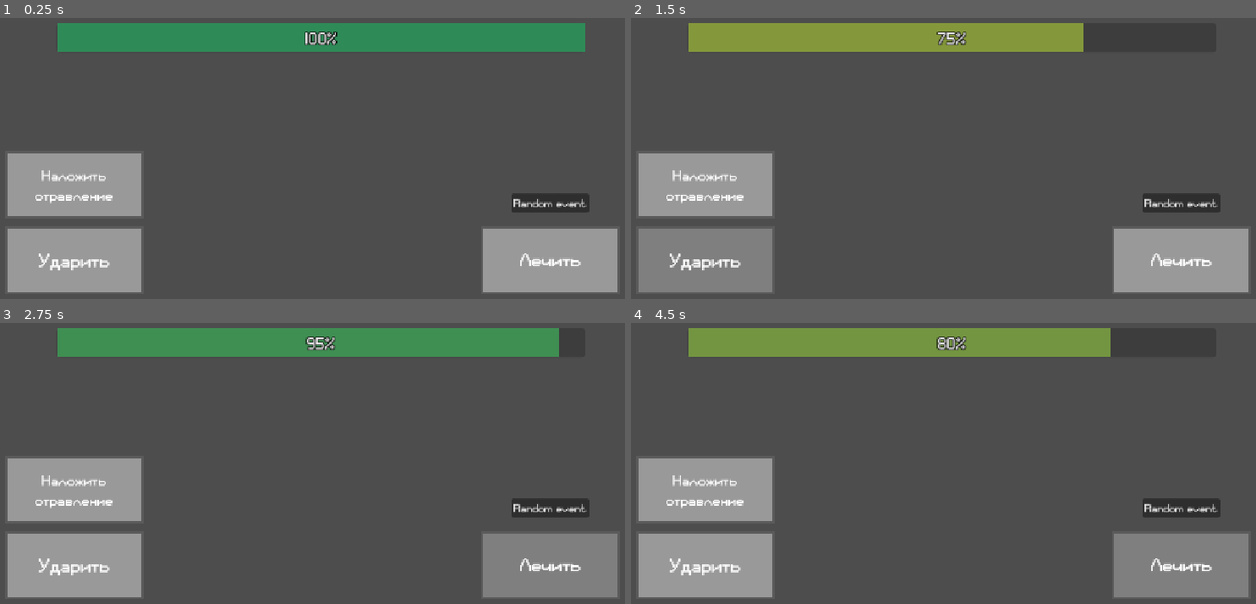
Above: before the commit, frames 1-4 (two rows, left to right).
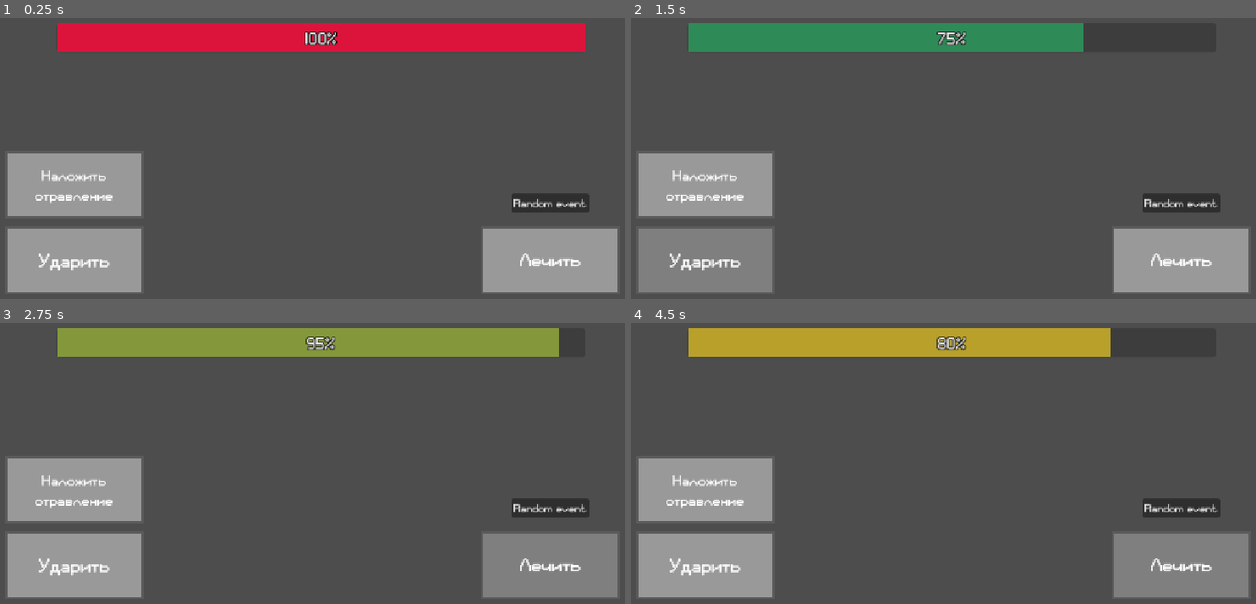
Above: after the commit, the same moments.

Repository: dullxxisdead/My-Godot-Journey
Game: Godot game, scene res://node_2d.tscn
Two runs of this game, one before a commit and one after it. Both use one fixed random seed, a clock stepped at 60 frames per second and the inputs below.
Inputs:
- Up to frame 1 (0.25 s): no input
- Up to frame 2 (1.5 s): click "Random event" at 0.5 s; click "Ударить" at 1.25 s
- Up to frame 3 (2.75 s): click "Лечить" at 2 s
- Up to frame 4 (4.5 s): click "Наложить отравление" at 2.75 s; click "Ударить" at 3.5 s; click "Лечить" at 4.25 s

The runs differ from the first frame. In frame 1, 8.5% of the frame differs, in the area x 9-94%, y 1-13%; in frame 2, 6.3%; in frame 3, 8.1%; in frame 4, 6.8%.

Commit message:
Auto save 2026-11-19 18:41:53

Diff:
--- a/hp-sandbox/progress_bar.gd
+++ b/hp-sandbox/progress_bar.gd
@@ -26,7 +26,7 @@
 	return
 
 func update_healthbar():
-	var ratio = float(health) / max_health
+	var _health_ratio = float(health) / max_health
 	var hp_color = hp_gradient.sample(ratio)
 	var fill_style = get_theme_stylebox("fill")
 	fill_style.bg_color = hp_color
@@ -65,7 +65,7 @@
 	hp_gradient.set_color(0, Color.CRIMSON)
 	hp_gradient.set_color(1, Color.SEA_GREEN)
 	hp_gradient.add_point(0.5, Color.GOLDENROD)
-	var ratio = float(health) / max_health
+	var _health_ratio = float(health) / max_health
 	var _hp_color = hp_gradient.sample(ratio)
 	update_healthbar()
 
